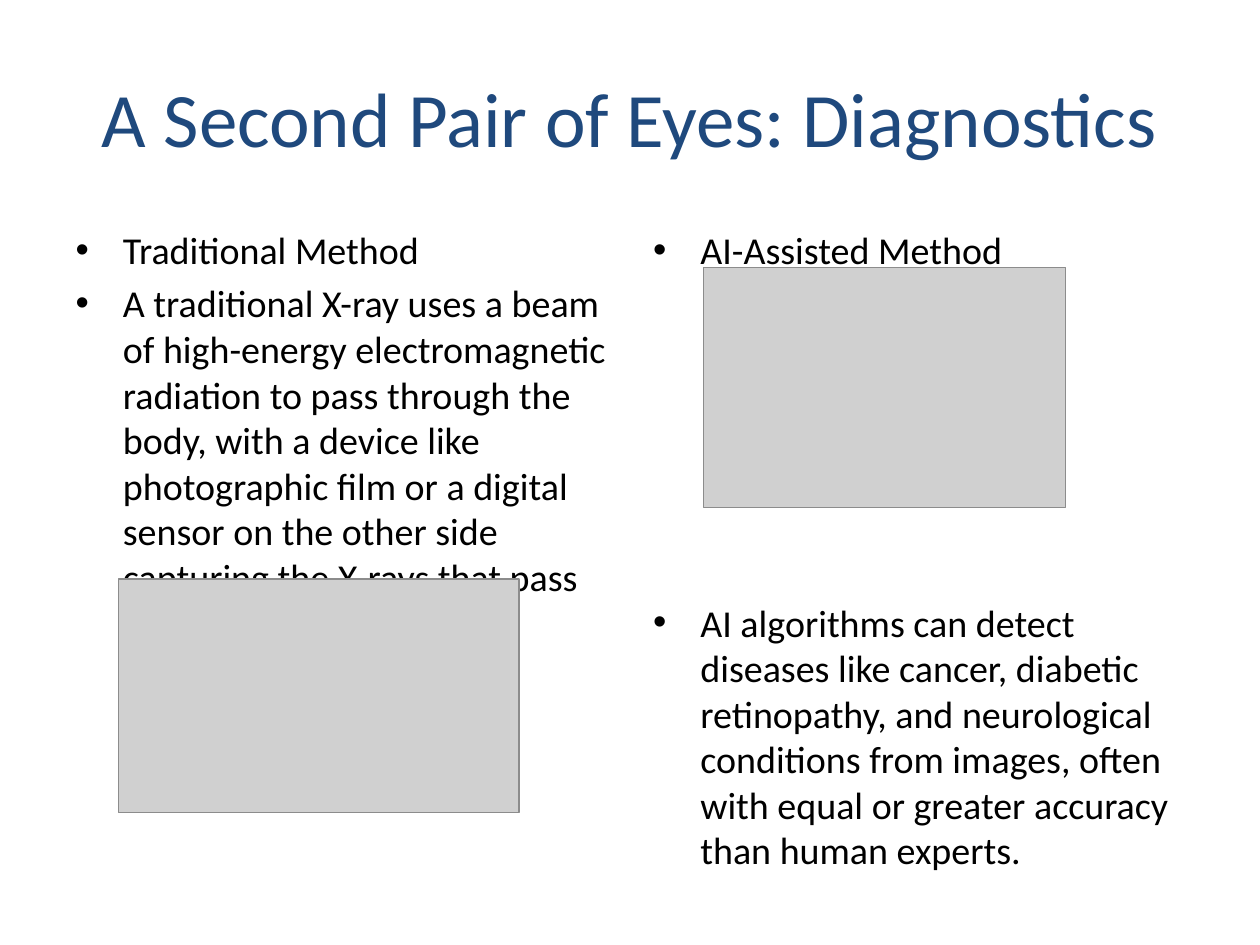
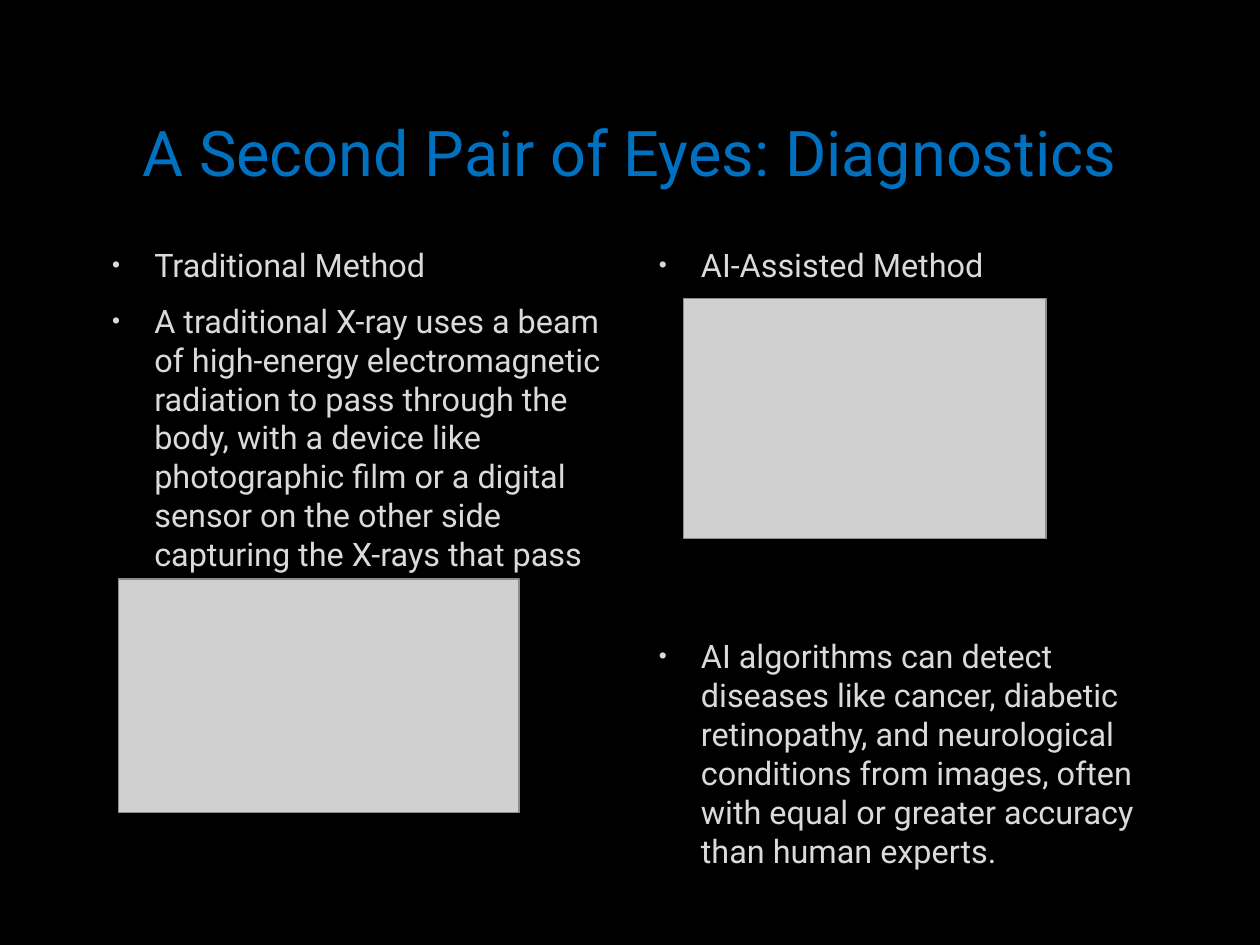
Before and after one commit to Yash-Raj3/ALL-STUFF, a slide deck: slide 4 of ICT Assignmenrt/Section-2/Question-4.pptx. Drawn at 1260x945 pixels with LibreOffice and Linux fonts; fonts in the diff are those of the drawing; grey boxes stand for pictures; background and template pictures are left out. Boxes give left, top, right and bottom in pixels: in the first picture for what was removed or moved away, otherwise in the second. Text is boxed around its words. In the diff, an @@ line names an element or a change of style, - is before the commit and + after.

```diff
--- a/ICT Assignmenrt/Section-2/Question-4.pptx
+++ b/ICT Assignmenrt/Section-2/Question-4.pptx
@@ background #FFFFFF to picture (left out) @@
@@ title "A Second Pair of Eyes: ...": place and size @@
-title "A Second Pair of Eyes: ..." at [102, 93, 1157, 161]
+title "A Second Pair of Eyes: ..." at [142, 128, 1116, 190]
@@ title "A Second Pair of Eyes: ..." at [142, 128, 1116, 190]: size 44 to 36 pt, font Calibri to Roboto, text colour #1F497D to #0070C0, letter outline none to #404040 0.75 pt @@
@@ text "Traditional Method": place and size @@
-text "Traditional Method" at [123, 237, 605, 600]
+text "Traditional Method" at [154, 252, 600, 580]
@@ text "Traditional Method" at [154, 252, 600, 580]: size 21.7 to 18.5 pt, font Calibri to Roboto, text colour #000000 to #DADADA, letter outline none to #404040 0.75 pt; indent changed; more space between paragraphs @@
@@ text "AI-Assisted Method" at [701, 252, 1133, 870]: size 21.7 to 18.5 pt, font Calibri to Roboto, text colour #000000 to #DADADA, letter outline none to #404040 0.75 pt; indent changed; more space between paragraphs @@
@@ text "AI-Assisted Method": place and size @@
-text "AI-Assisted Method" at [700, 237, 1168, 870]
+text "AI-Assisted Method" at [701, 252, 1133, 870]
@@ picture: place and size @@
-picture at [703, 267, 1066, 508]
+picture at [684, 299, 1047, 539]
```
Also in this commit, not shown: 10 other slides changed.
